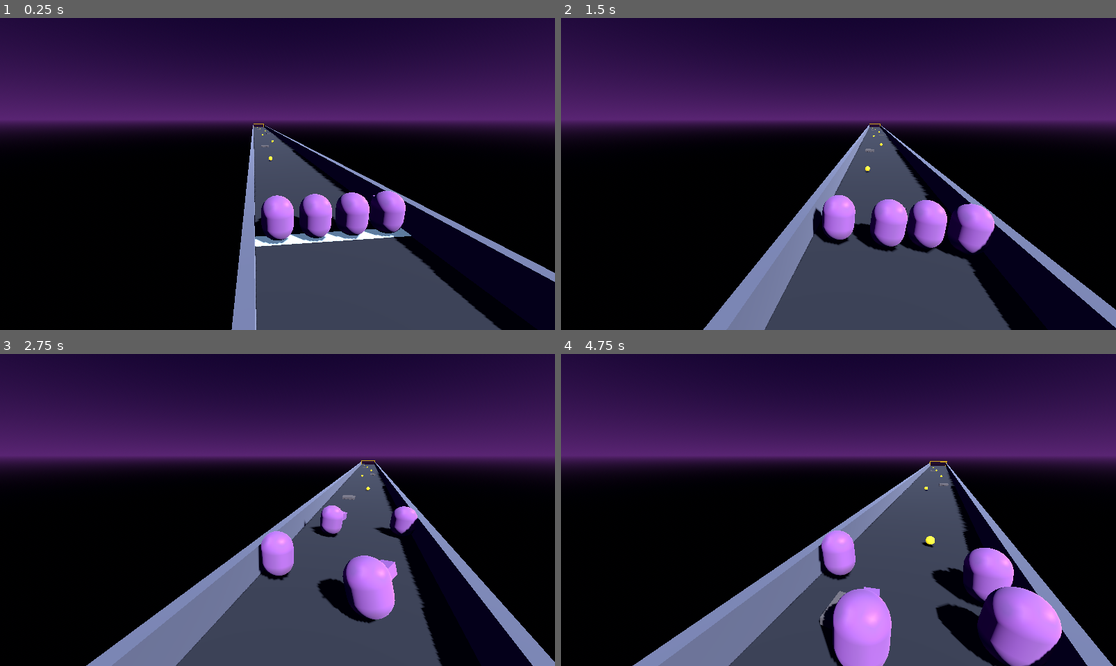
Above: before the commit, frames 1-4 (two rows, left to right).
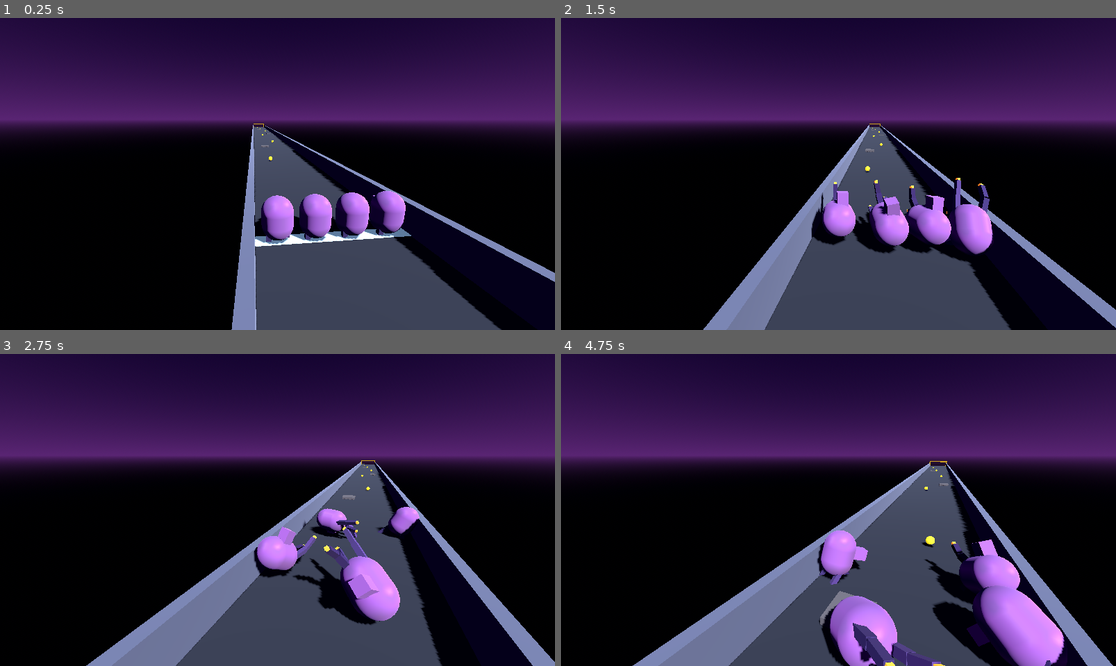
Above: after the commit, the same moments.

Repository: emilyvsemily/SpacePonies
Game: Godot game, scene res://scenes/Main.tscn
Same seed, same stepped clock (60 frames per second), same inputs: the game is played once before the commit and once after it. This scene is started directly instead of the project's main scene.
Inputs:
- Up to frame 1 (0.25 s): no input
- Up to frame 2 (1.5 s): hold D (move_right) 0.53-1.28 s; tap E (ability) at 0.6, 1.35 s; tap Space (jump) at 0.77 s; hold S (move_back) from 1.28 s (still down)
- Up to frame 3 (2.75 s): tap Space (jump) at 1.52 s; release S (move_back) at 2.03 s; hold D (move_right) from 2.03 s (still down); tap E (ability) at 2.1 s
- Up to frame 4 (4.75 s): release D (move_right) at 2.78 s; hold W (move_forward) 2.78-3.53 s; tap E (ability) at 2.85, 3.6, 4.35 s; tap Space (jump) at 3.02, 3.77, 4.52 s; hold A (move_left) from 3.53 s (still down)

The runs differ from the first frame. In frame 1, less than 0.1% of the frame differs, in the area x 47-70%, y 67-72%; in frame 2, 2.7%; in frame 3, 2.4%; in frame 4, 5.7%, in the area x 46-91%, y 56-100%.

Commit message:
Bring the jointed pony rig into Godot with animation triggers
Adds a 3-legged two-bone rig (hip -> knee, mismatched lengths/phase
offsets) to Pony.tscn, driven by a spring-damper walk cycle ported
from the Three.js Look Book prototype: each joint springs toward its
gait target rather than snapping, so legs lag/overshoot instead of
moving in perfect lockstep.

Wires the three requested triggers:
- Locomotion drives the walk cycle (leg swing scales with speed).
- A hard collision (impact speed over a threshold) kicks a second
  spring system (_roll) that visually tumbles the body and relaxes
  back to neutral, direction derived from the collision normal
  crossed with incoming velocity. This is a visual reaction only —
  move_and_slide()'s actual collision response is untouched, so
  movement stays exactly as robust as before.
- The E-button ability burst now fires a CPUParticles3D exhaust
  (fire-to-teal gradient) and feeds a chaotic kick into the same roll
  spring, instead of just a wobble flash.

Scope note: this covers the leg/locomotion rig specifically, since
that's what walk-cycle/collision/ability triggers actually need. The
capsule body, snout, and antigrav horn from the Three.js prototype
aren't ported yet — that's a separate art-asset pass once a visual
style is locked (see Visual Design Track in docs/design.md).

Verified headless: solo-host and real two-peer network runs both
show clean slot assignment, food collection, ability use, and race
finish with zero script errors across 25-40s runs.

Co-Authored-By: Claude Sonnet 5 <noreply@anthropic.com>

Diff:
--- a/scenes/pony/Pony.tscn
+++ b/scenes/pony/Pony.tscn
@@ -15,6 +15,42 @@
 
 [sub_resource type="BoxMesh" id="BoxMesh_snout"]
 size = Vector3(0.66, 0.66, 0.88)
+
+[sub_resource type="BoxMesh" id="BoxMesh_leg1upper"]
+size = Vector3(0.32, 0.95, 0.32)
+
+[sub_resource type="BoxMesh" id="BoxMesh_leg1lower"]
+size = Vector3(0.27, 0.85, 0.27)
+
+[sub_resource type="BoxMesh" id="BoxMesh_leg2upper"]
+size = Vector3(0.3, 1.1, 0.3)
+
+[sub_resource type="BoxMesh" id="BoxMesh_leg2lower"]
+size = Vector3(0.26, 0.95, 0.26)
+
+[sub_resource type="BoxMesh" id="BoxMesh_leg3upper"]
+size = Vector3(0.34, 0.75, 0.34)
+
+[sub_resource type="BoxMesh" id="BoxMesh_leg3lower"]
+size = Vector3(0.29, 0.7, 0.29)
+
+[sub_resource type="BoxMesh" id="BoxMesh_flame"]
+size = Vector3(0.18, 0.22, 0.18)
+
+[sub_resource type="StandardMaterial3D" id="StandardMaterial3D_leg1"]
+albedo_color = Color(0.35, 0.28, 0.55, 1.0)
+
+[sub_resource type="StandardMaterial3D" id="StandardMaterial3D_leg2"]
+albedo_color = Color(0.45, 0.35, 0.65, 1.0)
+
+[sub_resource type="StandardMaterial3D" id="StandardMaterial3D_leg3"]
+albedo_color = Color(0.3, 0.22, 0.48, 1.0)
+
+[sub_resource type="StandardMaterial3D" id="StandardMaterial3D_flame"]
+albedo_color = Color(1.0, 0.6, 0.25, 1.0)
+emission_enabled = true
+emission = Color(1.0, 0.5, 0.15, 1.0)
+emission_energy_multiplier = 1.0
 
 [node name="Pony" type="CharacterBody3D" groups=["ponies"]]
 script = ExtResource("1_pony")
@@ -33,6 +69,73 @@
 mesh = SubResource("BoxMesh_snout")
 surface_material_override/0 = SubResource("StandardMaterial3D_body")
 
+[node name="Leg1Hip" type="Node3D" parent="Visual"]
+transform = Transform3D(1, 0, 0, 0, 1, 0, 0, 0, 1, -0.55, -0.9, 0.35)
+
+[node name="Leg1Upper" type="MeshInstance3D" parent="Visual/Leg1Hip"]
+transform = Transform3D(1, 0, 0, 0, 1, 0, 0, 0, 1, 0, -0.475, 0)
+mesh = SubResource("BoxMesh_leg1upper")
+surface_material_override/0 = SubResource("StandardMaterial3D_leg1")
+
+[node name="Leg1Knee" type="Node3D" parent="Visual/Leg1Hip"]
+transform = Transform3D(1, 0, 0, 0, 1, 0, 0, 0, 1, 0, -0.95, 0)
+
+[node name="Leg1Lower" type="MeshInstance3D" parent="Visual/Leg1Hip/Leg1Knee"]
+transform = Transform3D(1, 0, 0, 0, 1, 0, 0, 0, 1, 0, -0.425, 0)
+mesh = SubResource("BoxMesh_leg1lower")
+surface_material_override/0 = SubResource("StandardMaterial3D_leg1")
+
+[node name="Leg1Flame" type="MeshInstance3D" parent="Visual/Leg1Hip/Leg1Knee"]
+transform = Transform3D(1, 0, 0, 0, 1, 0, 0, 0, 1, 0, -0.9, 0)
+mesh = SubResource("BoxMesh_flame")
+surface_material_override/0 = SubResource("StandardMaterial3D_flame")
+
+[node name="Leg2Hip" type="Node3D" parent="Visual"]
+transform = Transform3D(1, 0, 0, 0, 1, 0, 0, 0, 1, 0.6, -0.85, -0.15)
+
+[node name="Leg2Upper" type="MeshInstance3D" parent="Visual/Leg2Hip"]
+transform = Transform3D(1, 0, 0, 0, 1, 0, 0, 0, 1, 0, -0.55, 0)
+mesh = SubResource("BoxMesh_leg2upper")
+surface_material_override/0 = SubResource("StandardMaterial3D_leg2")
+
+[node name="Leg2Knee" type="Node3D" parent="Visual/Leg2Hip"]
+transform = Transform3D(1, 0, 0, 0, 1, 0, 0, 0, 1, 0, -1.1, 0)
+
+[node name="Leg2Lower" type="MeshInstance3D" parent="Visual/Leg2Hip/Leg2Knee"]
+transform = Transform3D(1, 0, 0, 0, 1, 0, 0, 0, 1, 0, -0.475, 0)
+mesh = SubResource("BoxMesh_leg2lower")
+surface_material_override/0 = SubResource("StandardMaterial3D_leg2")
+
+[node name="Leg2Flame" type="MeshInstance3D" parent="Visual/Leg2Hip/Leg2Knee"]
+transform = Transform3D(1, 0, 0, 0, 1, 0, 0, 0, 1, 0, -1.0, 0)
+mesh = SubResource("BoxMesh_flame")
+surface_material_override/0 = SubResource("StandardMaterial3D_flame")
+
+[node name="Leg3Hip" type="Node3D" parent="Visual"]
+transform = Transform3D(1, 0, 0, 0, 1, 0, 0, 0, 1, -0.1, -0.95, -0.6)
+
+[node name="Leg3Upper" type="MeshInstance3D" parent="Visual/Leg3Hip"]
+transform = Transform3D(1, 0, 0, 0, 1, 0, 0, 0, 1, 0, -0.375, 0)
+mesh = SubResource("BoxMesh_leg3upper")
+surface_material_override/0 = SubResource("StandardMaterial3D_leg3")
+
+[node name="Leg3Knee" type="Node3D" parent="Visual/Leg3Hip"]
+transform = Transform3D(1, 0, 0, 0, 1, 0, 0, 0, 1, 0, -0.75, 0)
+
+[node name="Leg3Lower" type="MeshInstance3D" parent="Visual/Leg3Hip/Leg3Knee"]
+transform = Transform3D(1, 0, 0, 0, 1, 0, 0, 0, 1, 0, -0.35, 0)
+mesh = SubResource("BoxMesh_leg3lower")
+surface_material_override/0 = SubResource("StandardMaterial3D_leg3")
+
+[node name="Leg3Flame" type="MeshInstance3D" parent="Visual/Leg3Hip/Leg3Knee"]
+transform = Transform3D(1, 0, 0, 0, 1, 0, 0, 0, 1, 0, -0.75, 0)
+mesh = SubResource("BoxMesh_flame")
+surface_material_override/0 = SubResource("StandardMaterial3D_flame")
+
+[node name="Exhaust" type="CPUParticles3D" parent="Visual"]
+transform = Transform3D(1, 0, 0, 0, 1, 0, 0, 0, 1, 0, -0.3, 1.0)
+emitting = false
+
 [node name="SpringArm3D" type="SpringArm3D" parent="."]
 transform = Transform3D(1, 0, 0, 0, 0.965926, 0.258819, 0, -0.258819, 0.965926, 0, 3.4, 2.2)
 spring_length = 9.5
--- a/scripts/pony_controller.gd
+++ b/scripts/pony_controller.gd
@@ -5,6 +5,16 @@
 ## the wobble/jank layer is a procedural bob applied to the visual mesh only,
 ## so it works regardless of a pony's leg count/body plan (see docs/design.md).
 ##
+## The leg rig (3 mismatched two-bone legs, hip -> knee) is driven by the
+## same spring-damper secondary-motion technique used in the Three.js Look
+## Book prototype: a walk-cycle target angle per joint, sprung toward rather
+## than snapped to, so the legs lag/overshoot instead of moving in lockstep.
+## Hard collisions and ability use feed impulses into a second spring system
+## (_roll) that visually tumbles the body and settles back — a physics-
+## flavored reaction layered on top of move_and_slide(), not a real
+## rigid-body ragdoll (that would mean giving up the CharacterBody3D
+## controller this whole game is tuned around).
+##
 ## Also drives a simple wandering AI mode so bots (and, over the network,
 ## host-simulated bots) reuse the exact same movement/ability code as the
 ## player. In multiplayer, only the peer with authority over a given pony
@@ -31,10 +41,34 @@
 
 @export var ability_dash_speed: float = 14.0
 @export var ability_cooldown: float = 2.5
+@export var ability_recoil_kick: float = 3.0
+
+## Walk-cycle leg rig. Phase offsets are irregular on purpose — these legs
+## are mismatched, they shouldn't step in a clean tripod gait.
+@export var leg_swing_freq: float = 9.0
+@export var leg_swing_amplitude: float = 0.9
+@export var knee_bend_amplitude: float = 1.1
+@export var hip_stiffness: float = 90.0
+@export var hip_damping: float = 9.0
+@export var knee_stiffness: float = 55.0
+@export var knee_damping: float = 5.0
+
+## Collision/ability "roll" reaction: an impulse-driven spring on the whole
+## visual rig, always relaxing back toward neutral.
+@export var roll_stiffness: float = 18.0
+@export var roll_damping: float = 3.2
+@export var collision_roll_threshold: float = 3.0
+@export var collision_roll_scale: float = 0.16
 
 @onready var visual: Node3D = $Visual
 @onready var camera: Camera3D = $SpringArm3D/Camera3D
 @onready var sync: MultiplayerSynchronizer = $MultiplayerSynchronizer
+@onready var exhaust: CPUParticles3D = $Visual/Exhaust
+
+@onready var _leg_hips: Array[Node3D] = [$Visual/Leg1Hip, $Visual/Leg2Hip, $Visual/Leg3Hip]
+@onready var _leg_knees: Array[Node3D] = [
+	$Visual/Leg1Hip/Leg1Knee, $Visual/Leg2Hip/Leg2Knee, $Visual/Leg3Hip/Leg3Knee
+]
 
 var food_collected: int = 0
 
@@ -47,17 +81,50 @@
 
 var _drift_time: float = 0.0
 var _drift_seed: float = 0.0
+
+var _walk_time: float = 0.0
+var _leg_phase_offsets: Array[float] = [0.0, 2.3, 4.1]
+var _hip_angle: Array[float] = [0.0, 0.0, 0.0]
+var _hip_vel: Array[float] = [0.0, 0.0, 0.0]
+var _knee_angle: Array[float] = [0.0, 0.0, 0.0]
+var _knee_vel: Array[float] = [0.0, 0.0, 0.0]
+
+var _roll_angle: Vector3 = Vector3.ZERO
+var _roll_vel: Vector3 = Vector3.ZERO
+var _pre_slide_velocity: Vector3 = Vector3.ZERO
 
 func _ready() -> void:
 	camera.current = is_local_player
 	_ai_seed = randf() * 1000.0
 	_ai_ability_timer = randf_range(1.0, 3.0)
 	_drift_seed = randf() * 1000.0
+	_setup_exhaust()
 
 	var config := SceneReplicationConfig.new()
 	config.add_property(NodePath(".:position"))
 	config.add_property(NodePath(".:rotation"))
 	sync.replication_config = config
+
+func _setup_exhaust() -> void:
+	if exhaust == null:
+		return
+	exhaust.emitting = false
+	exhaust.one_shot = true
+	exhaust.amount = 40
+	exhaust.lifetime = 0.6
+	exhaust.explosiveness = 0.85
+	exhaust.direction = Vector3(0, 0.15, 1)
+	exhaust.spread = 35.0
+	exhaust.initial_velocity_min = 4.0
+	exhaust.initial_velocity_max = 9.0
+	exhaust.gravity = Vector3.ZERO
+	exhaust.scale_amount_min = 0.15
+	exhaust.scale_amount_max = 0.35
+	var grad := Gradient.new()
+	grad.add_point(0.0, Color(1.0, 0.85, 0.2, 1.0))
+	grad.add_point(0.5, Color(1.0, 0.5, 0.1, 1.0))
+	grad.add_point(1.0, Color(0.3, 0.8, 0.7, 0.0))
+	exhaust.color_ramp = grad
 
 func _physics_process(delta: float) -> void:
 	if not is_multiplayer_authority():
@@ -87,9 +154,14 @@
 	else:
 		velocity.y -= gravity * delta
 
+	_pre_slide_velocity = velocity
 	move_and_slide()
-
-	_update_wacky_wobble(delta, Vector3(velocity.x, 0.0, velocity.z).length())
+	_check_collision_roll()
+
+	var speed := Vector3(velocity.x, 0.0, velocity.z).length()
+	_update_leg_rig(delta, speed)
+	_update_roll_spring(delta)
+	_update_wacky_wobble(delta, speed)
 
 func _get_input_dir(delta: float) -> Vector2:
 	if is_local_player:
@@ -124,6 +196,11 @@
 	velocity += forward * ability_dash_speed
 	_ability_cooldown_timer = ability_cooldown
 	_ability_flash = 1.0
+	_roll_vel += Vector3(
+		randf_range(-1.0, 1.0), randf_range(-1.0, 1.0), randf_range(-1.0, 1.0)
+	) * ability_recoil_kick
+	if exhaust != null:
+		exhaust.restart()
 
 ## Called by RaceManager after reassigning multiplayer authority for this
 ## slot, since is_local_player is normally only read once in _ready().
@@ -135,6 +212,59 @@
 	food_collected += 1
 	print("%s collected food (total: %d)" % [pony_name, food_collected])
 
+## A hard hit kicks the roll spring, direction based on the collision normal
+## crossed with incoming velocity, so it reads as tumbling from the impact
+## rather than a generic shake. Purely visual — doesn't touch the actual
+## collision response, so movement stays exactly as robust as before.
+func _check_collision_roll() -> void:
+	if get_slide_collision_count() == 0:
+		return
+	var impact_speed := _pre_slide_velocity.length()
+	if impact_speed <= collision_roll_threshold:
+		return
+	var collision := get_slide_collision(0)
+	var normal := collision.get_normal()
+	var incoming := _pre_slide_velocity.normalized()
+	var spin_axis := normal.cross(incoming)
+	if spin_axis.length() < 0.05:
+		spin_axis = Vector3.UP
+	spin_axis = spin_axis.normalized()
+	_roll_vel += spin_axis * impact_speed * collision_roll_scale
+
+func _update_roll_spring(delta: float) -> void:
+	var rx := _spring_step(_roll_angle.x, _roll_vel.x, 0.0, roll_stiffness, roll_damping, delta)
+	_roll_angle.x = rx.x
+	_roll_vel.x = rx.y
+	var ry := _spring_step(_roll_angle.y, _roll_vel.y, 0.0, roll_stiffness, roll_damping, delta)
+	_roll_angle.y = ry.x
+	_roll_vel.y = ry.y
+	var rz := _spring_step(_roll_angle.z, _roll_vel.z, 0.0, roll_stiffness, roll_damping, delta)
+	_roll_angle.z = rz.x
+	_roll_vel.z = rz.y
+
+## Two-bone walk cycle: a sine target per hip, sprung toward (not snapped),
+## with the knee bending on a delayed phase so the leg reads as lifting and
+## planting rather than swinging like a rigid pendulum.
+func _update_leg_rig(delta: float, speed: float) -> void:
+	if _leg_hips.is_empty():
+		return
+	var speed_ratio: float = clamp(speed / max_speed, 0.0, 1.0)
+	_walk_time += delta * leg_swing_freq * (0.3 + speed_ratio)
+	for i in _leg_hips.size():
+		var phase := _walk_time + _leg_phase_offsets[i]
+
+		var hip_target := sin(phase) * leg_swing_amplitude * speed_ratio
+		var hr := _spring_step(_hip_angle[i], _hip_vel[i], hip_target, hip_stiffness, hip_damping, delta)
+		_hip_angle[i] = hr.x
+		_hip_vel[i] = hr.y
+		_leg_hips[i].rotation.x = _hip_angle[i]
+
+		var knee_target: float = maxf(sin(phase - 0.6), 0.0) * knee_bend_amplitude * speed_ratio
+		var kr := _spring_step(_knee_angle[i], _knee_vel[i], knee_target, knee_stiffness, knee_damping, delta)
+		_knee_angle[i] = kr.x
+		_knee_vel[i] = kr.y
+		_leg_knees[i].rotation.x = _knee_angle[i]
+
 func _update_wacky_wobble(delta: float, speed: float) -> void:
 	if visual == null:
 		return
@@ -142,6 +272,16 @@
 	_ability_flash = max(0.0, _ability_flash - delta * 2.0)
 	_wobble_time += delta * wobble_speed * (0.3 + speed_ratio + _ability_flash * 2.0)
 	var flash_boost := 1.0 + _ability_flash * 1.5
-	visual.rotation.z = sin(_wobble_time) * wobble_amount * speed_ratio * flash_boost
-	visual.rotation.x = cos(_wobble_time * 0.5) * wobble_amount * 0.5 * speed_ratio * flash_boost
+	visual.rotation.z = sin(_wobble_time) * wobble_amount * speed_ratio * flash_boost + _roll_angle.z
+	visual.rotation.x = cos(_wobble_time * 0.5) * wobble_amount * 0.5 * speed_ratio * flash_boost + _roll_angle.x
+	visual.rotation.y = _roll_angle.y
 	visual.position.y = abs(sin(_wobble_time)) * bob_amount * speed_ratio * flash_boost
+
+## Damped-harmonic-oscillator step, shared by the leg rig and the roll
+## system: current/velocity spring toward target rather than snapping,
+## giving lag/overshoot instead of perfectly periodic motion.
+func _spring_step(current: float, velocity_in: float, target: float, stiffness: float, damping: float, dt: float) -> Vector2:
+	var accel := (target - current) * stiffness - velocity_in * damping
+	var new_vel := velocity_in + accel * dt
+	var new_current := current + new_vel * dt
+	return Vector2(new_current, new_vel)
Not shown: 1 places in scenes/pony/Pony.tscn that only renumber resources
